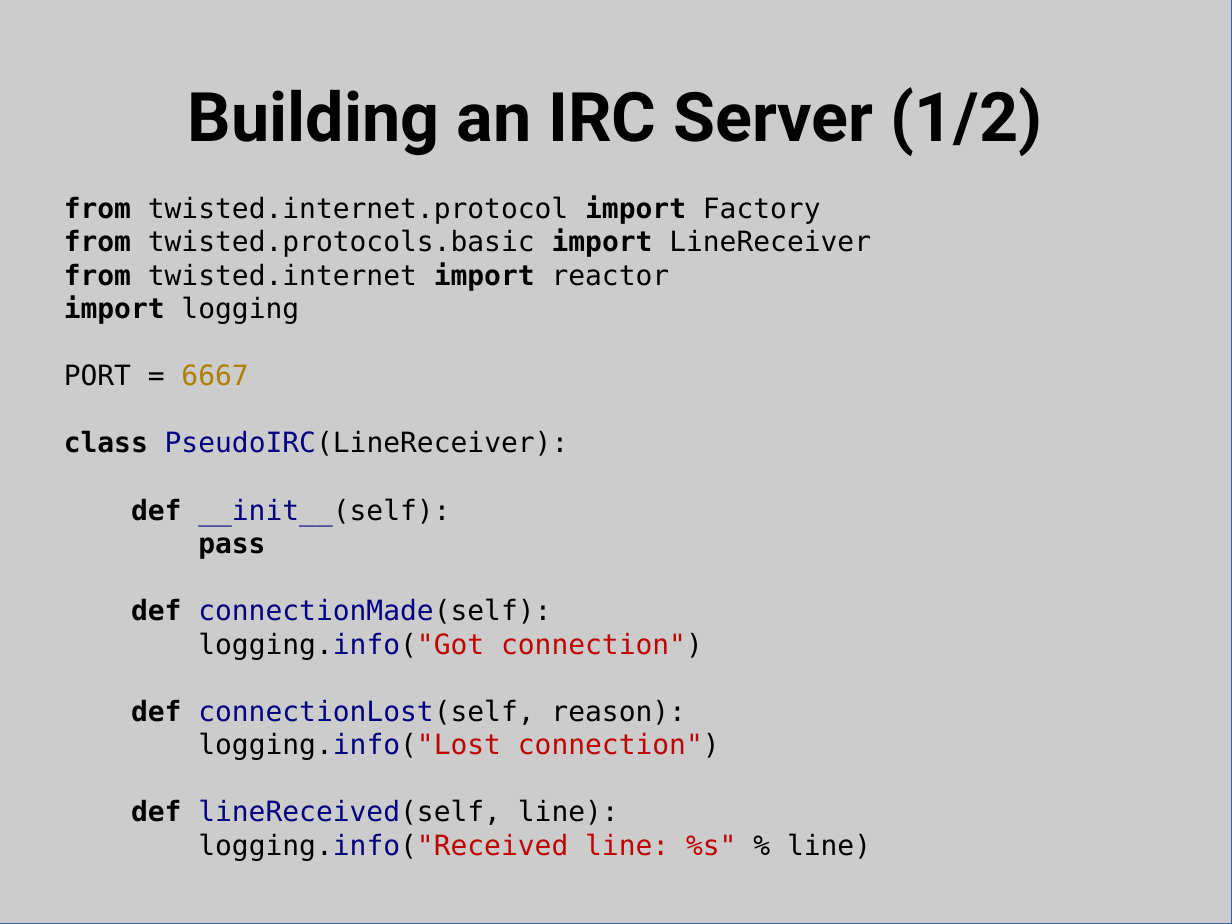
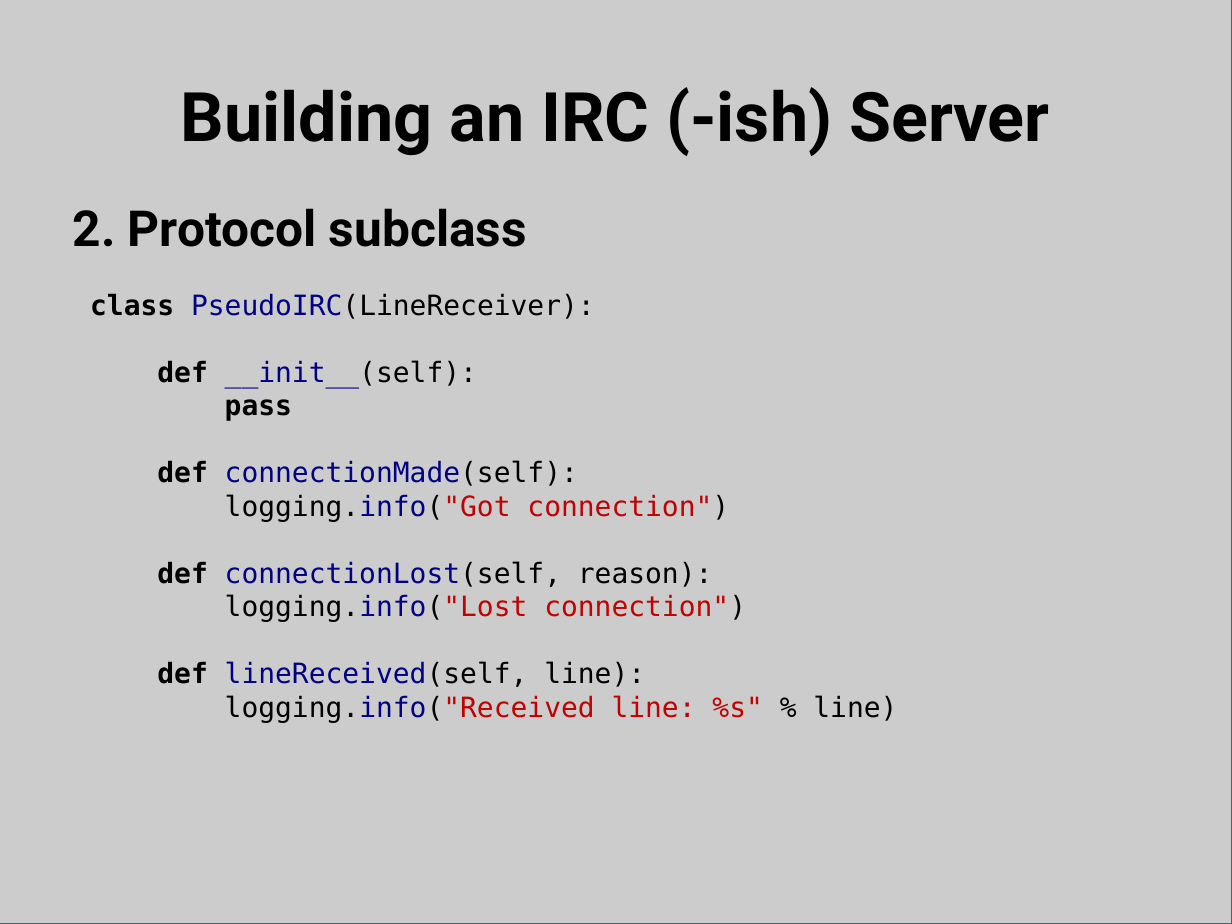
Before and after one commit to bpetering/linuxsa-talk-twisted, a slide deck: slide 15 of twisted_talk.odp (slide 12 before the commit). Drawn at 1232x924 pixels with LibreOffice and Linux fonts; fonts in the diff are those of the drawing. Boxes give left, top, right and bottom in pixels: in the first picture for what was removed or moved away, otherwise in the second. Text is boxed around its words. In the diff, an @@ line names an element or a change of style, - is before the commit and + after.

```diff
--- a/twisted_talk.odp
+++ b/twisted_talk.odp
@@ title at box(181, 87, 1049, 156): text changed @@
-Building an IRC Server (1/2)
+Building an IRC (-ish) Server
@@ text at box(64, 195, 871, 386): paragraphs removed @@
-from twisted.internet.protocol import Factory
-from twisted.protocols.basic import LineReceiver
-from twisted.internet import reactor
-import logging
-PORT = 6667
@@ text added at box(73, 208, 527, 247), 32 pt, text #000000, bold @@
+2. Protocol subclass
@@ text "class PseudoIRC(LineReceiver):": place and size @@
-text "class PseudoIRC(LineReceiver):" at box(64, 195, 871, 860)
+text "class PseudoIRC(LineReceiver):" at box(90, 293, 897, 722)
```
Also in this commit, not shown: 9 other slides changed, 13 slides added, 1 slide removed, 4 other files.
